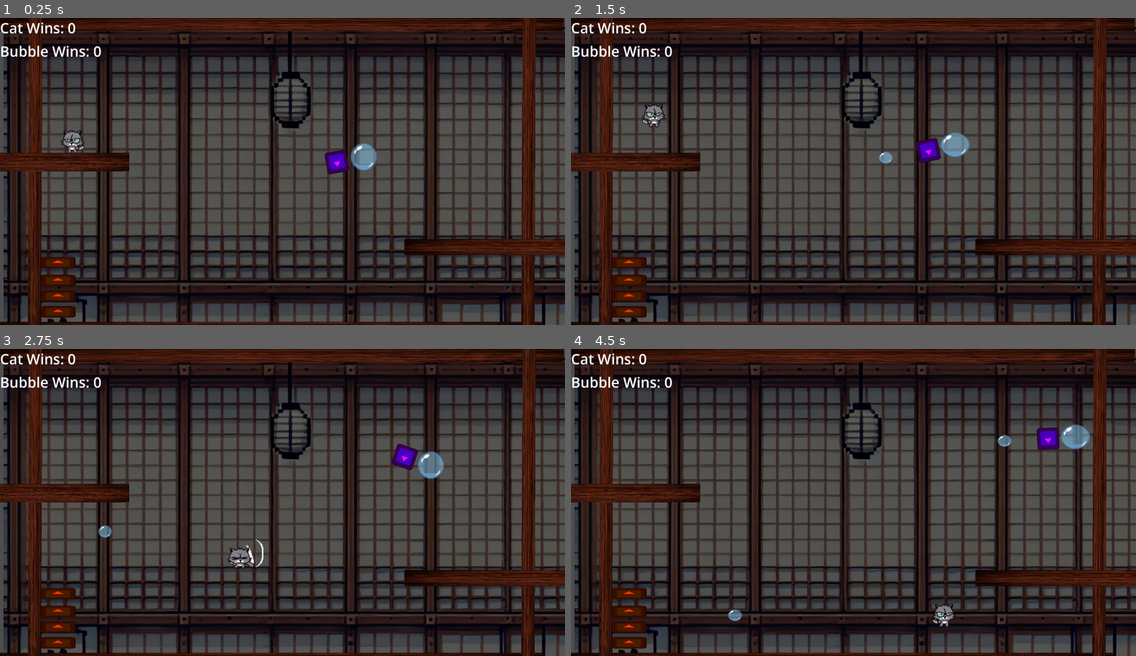
Above: before the commit, frames 1-4 (two rows, left to right).
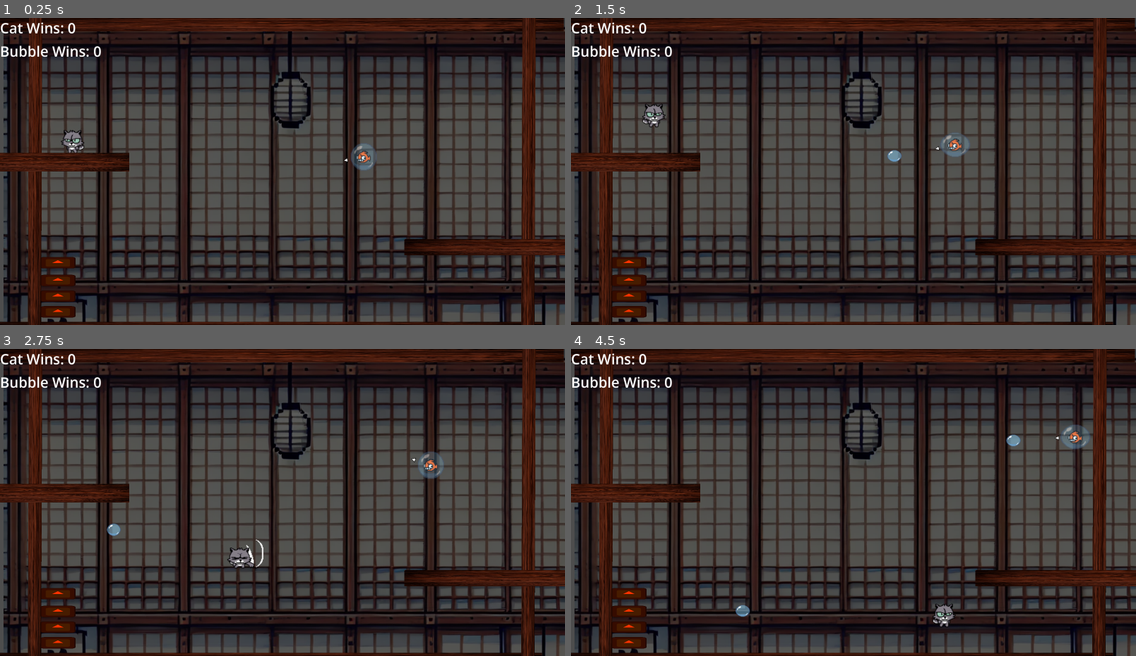
Above: after the commit, the same moments.

Repository: firesmoker/bubble07
Game: Godot game, scene res://scenes/game.tscn
Same seed, same stepped clock (60 frames per second), same inputs: the game is played once before the commit and once after it. The engine's default icon, where the game draws it, is replaced by a stand-in: a white triangle on a blue panel in a dark square.
Inputs (mouse positions are in pixels of both pictures, inside the frame that each line leads up to):
- Up to frame 1 (0.25 s): no input
- Up to frame 2 (1.5 s): move the mouse to (977, 156) at 0.52 s; hold D (right) from 0.53 s (still down); tap Space (attack) at 0.6 s; tap W (jump) at 0.77 s; move the mouse to (740, 186) at 1.27 s; click (740, 186) at 1.35 s
- Up to frame 3 (2.75 s): tap W (jump) at 1.52 s; move the mouse to (339, 434) at 2.02 s; release D (right) at 2.03 s; hold A (left) from 2.03 s (still down); tap Space (attack) at 2.1 s
- Up to frame 4 (4.5 s): move the mouse to (825, 563) at 2.77 s; release A (left) at 2.78 s; hold D (right) 2.78-4.28 s; click (825, 563) at 2.85 s; tap W (jump) at 3.02, 3.77 s; move the mouse to (1023, 548) at 3.52 s; tap Space (attack) at 3.6 s; move the mouse to (684, 456) at 4.27 s; hold A (left) from 4.28 s (still down); click (684, 456) at 4.35 s

The runs differ from the first frame. In frame 1, 0.6% of the frame differs, in the area x 57-67%, y 40-51%; in frame 2, 0.7%; in frame 3, 0.7%; in frame 4, 0.8%, in the area x 27-92%, y 24-89%.

Commit message:
bubble fish assets

Diff:
--- a/scenes/bubble_player.tscn
+++ b/scenes/bubble_player.tscn
@@ -1,8 +1,9 @@
-[gd_scene load_steps=16 format=3 uid="uid://jr7d1wady43a"]
+[gd_scene load_steps=17 format=3 uid="uid://jr7d1wady43a"]
 
-[ext_resource type="Texture2D" uid="uid://re0w6dh1floq" path="res://icon.svg" id="1_1arb3"]
 [ext_resource type="Script" path="res://scripts/bubble_player.gd" id="1_v6ibo"]
 [ext_resource type="PackedScene" uid="uid://cih1h4rsfonlq" path="res://scenes/bubble_projectile.tscn" id="3_fgdmr"]
+[ext_resource type="Texture2D" uid="uid://230wje3eden2" path="res://assats/FishIdle.png" id="3_yhjv0"]
+[ext_resource type="Texture2D" uid="uid://by6ovuow1jr1t" path="res://assats/BubbleShootPointer.png" id="4_0y6hu"]
 [ext_resource type="Texture2D" uid="uid://cx2vsjtcfls2u" path="res://assats/BigBubble-Sheet.png" id="4_ir7wu"]
 [ext_resource type="Texture2D" uid="uid://cgydnwcaje4g5" path="res://assats/BigBubbleShoot-Sheet.png" id="5_dx2iv"]
 
@@ -10,6 +11,15 @@
 radius = 40.05
 
 [sub_resource type="SpriteFrames" id="SpriteFrames_jr56k"]
+animations = [{
+"frames": [{
+"duration": 1.0,
+"texture": ExtResource("3_yhjv0")
+}],
+"loop": true,
+"name": &"default",
+"speed": 5.0
+}]
 
 [sub_resource type="AtlasTexture" id="AtlasTexture_4y8tl"]
 atlas = ExtResource("4_ir7wu")
@@ -90,13 +100,12 @@
 [node name="Axis" type="Node2D" parent="."]
 
 [node name="BubbleSpawn" type="Sprite2D" parent="Axis"]
-modulate = Color(1, 0, 1, 1)
-position = Vector2(80, -1)
-scale = Vector2(0.5, 0.5)
-texture = ExtResource("1_1arb3")
+position = Vector2(54, -1)
+texture = ExtResource("4_0y6hu")
 
 [node name="BubbleSprite" type="AnimatedSprite2D" parent="."]
+modulate = Color(1, 1, 1, 0.47451)
 scale = Vector2(2, 2)
 sprite_frames = SubResource("SpriteFrames_daose")
 animation = &"shoot"
-frame_progress = 0.280235
+frame_progress = 0.626887
Binary file added: assats/BubbleShootPointer.png
Not shown, added: assats/BubbleShootPointer.png.import
Binary file added: assats/FishIdle.png
Not shown, added: assats/FishIdle.png.import
